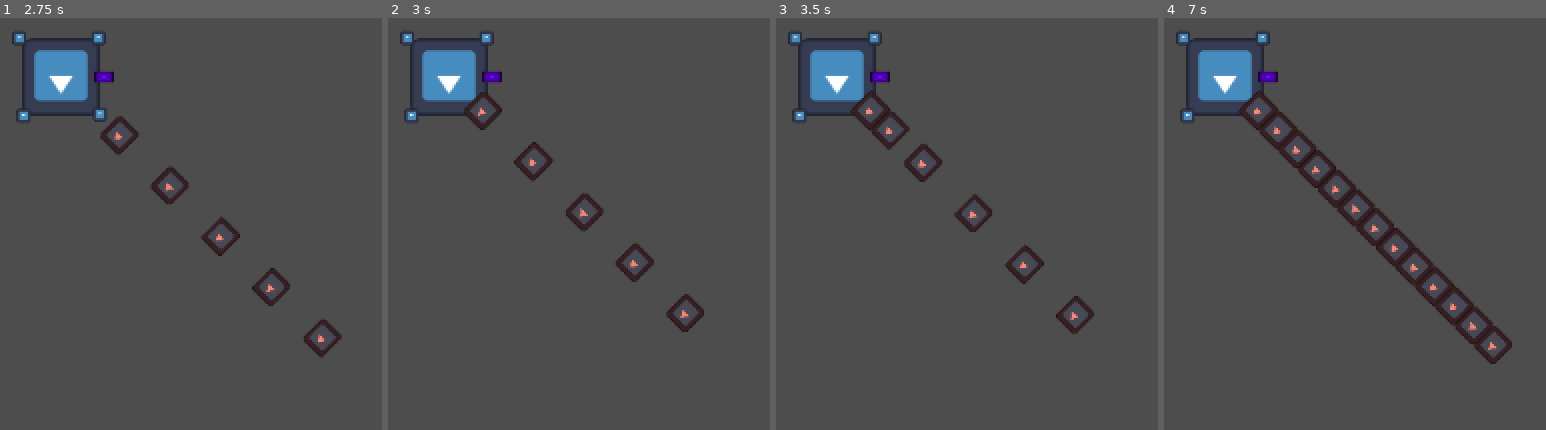
Above: before the commit, frames 1-4 (left to right).
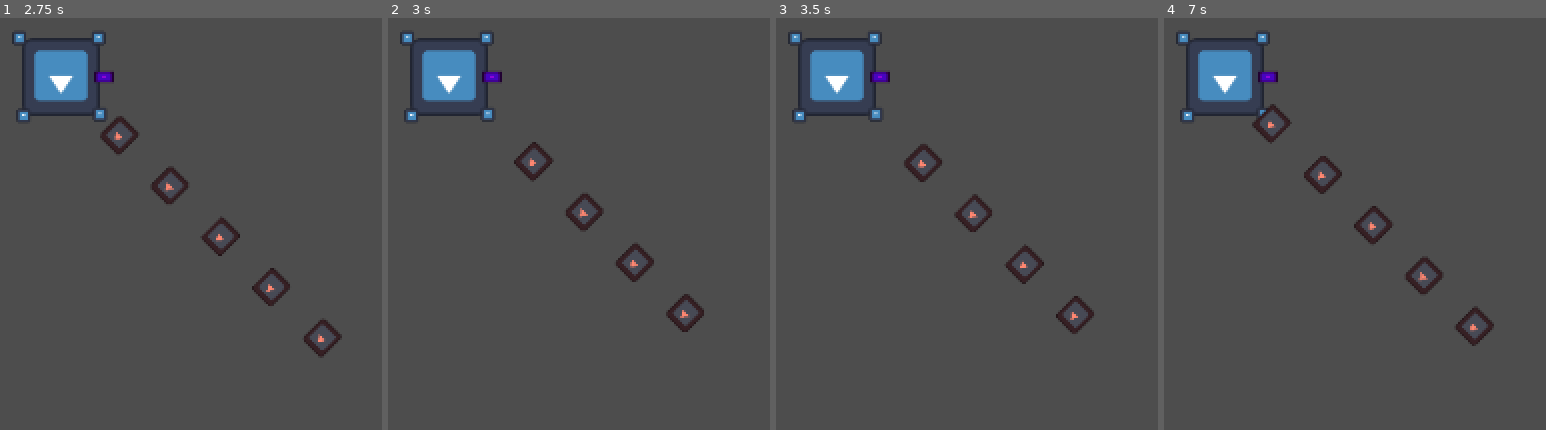
Above: after the commit, the same moments.

Repository: Quackstir/LVGameJam
Game: Godot game, scene res://Player.tscn
Same seed, same stepped clock (60 frames per second), same inputs: the game is played once before the commit and once after it. The engine's default icon, where the game draws it, is replaced by a stand-in: a white triangle on a blue panel in a dark square.
Inputs:
- Up to frame 1 (2.75 s): tap Enter at 0.5 s
- Up to frame 2 (3 s): no input
- Up to frame 3 (3.5 s): no input
- Up to frame 4 (7 s): no input

Frame 1 is identical in both runs. In frame 2, 0.4% of the frame differs, in the area x 19-30%, y 17-28%; in frame 3, 0.7%; in frame 4, 3.4%, in the area x 19-92%, y 17-84%.

Commit message:
Added player getting hurt and death

Diff:
--- a/Enemy.gd
+++ b/Enemy.gd
@@ -9,6 +9,8 @@
 
 @onready var hit_box_component = $HitBoxComponent
 @onready var health_component = $HealthComponent
+
+@onready var damage_box_component: DamageBoxComponent = $DamageBoxComponent as DamageBoxComponent
 
 func _ready():
 	velocity = Vector2.ZERO
@@ -32,3 +34,7 @@
 		velocity = target_position * speed
 		move_and_slide()
 		look_at(player_position)
+
+
+func _on_damage_box_component_hit_hurtbox(hurtbox):
+	queue_free()
--- a/Player.gd
+++ b/Player.gd
@@ -6,14 +6,16 @@
 
 var Acceleration = 10.0
 
+#@export var po: Array[int]
+
 @onready var center = $Center
 @onready var weapon: WeaponComponent = $Center/Weapon
-@onready var weapon_2: WeaponComponent = $Center/Weapon2
-@onready var weapon_3: WeaponComponent = $Center/Weapon3
-@onready var weapon_4: WeaponComponent = $Center/Weapon4
+#@onready var weapon_2: WeaponComponent = $Center/Weapon2
+#@onready var weapon_3: WeaponComponent = $Center/Weapon3
+#@onready var weapon_4: WeaponComponent = $Center/Weapon4
 
 var CurrentSelectedWeapon: int = 0
-@onready var Weapons: Array[WeaponComponent] = [weapon, weapon_2, weapon_3, weapon_4]
+@onready var Weapons: Array[WeaponComponent] = [weapon]
 
 var playerMovement := Vector2.ZERO
 var isPlayerMoving = false
@@ -30,26 +32,26 @@
 
 func _ready():
 	weapon.connect("player_Fired_Bullet", _applyVelocity)
-	weapon_2.connect("player_Fired_Bullet", _applyVelocity)
-	weapon_3.connect("player_Fired_Bullet", _applyVelocity)
-	weapon_4.connect("player_Fired_Bullet", _applyVelocity)
+	#weapon_2.connect("player_Fired_Bullet", _applyVelocity)
+	#weapon_3.connect("player_Fired_Bullet", _applyVelocity)
+	#weapon_4.connect("player_Fired_Bullet", _applyVelocity)
 	EnemySpawnRepeat()
 
 
-func _process(delta):
-	if Input.is_action_just_pressed("Weapon North"):
-		CurrentSelectedWeapon = 0
-		_switch_weapon()
-	if Input.is_action_just_pressed("Weapon East"):
-		CurrentSelectedWeapon = 1
-		_switch_weapon()
-	if Input.is_action_just_pressed("Weapon South"):
-		CurrentSelectedWeapon = 2
-		_switch_weapon()
-	if Input.is_action_just_pressed("Weapon West"):
-		CurrentSelectedWeapon = 3
-		_switch_weapon()
-	print(CurrentSelectedWeapon)
+#func _process(delta):
+	#if Input.is_action_just_pressed("Weapon North"):
+		#CurrentSelectedWeapon = 0
+		#_switch_weapon()
+	#if Input.is_action_just_pressed("Weapon East"):
+		#CurrentSelectedWeapon = 1
+		#_switch_weapon()
+	#if Input.is_action_just_pressed("Weapon South"):
+		#CurrentSelectedWeapon = 2
+		#_switch_weapon()
+	#if Input.is_action_just_pressed("Weapon West"):
+		#CurrentSelectedWeapon = 3
+		#_switch_weapon()
+	#print(CurrentSelectedWeapon)
 
 func _switch_weapon():
 	for n in Weapons:
@@ -88,7 +90,7 @@
 	var VerticalMovement = Input.get_action_raw_strength("Movement_Down") - Input.get_action_raw_strength("Movement_Up")
 
 	playerMovement = Vector2(HorizontalMovement, VerticalMovement)
-	print("PlayerInput Stick: " + str(playerMovement))
+	#print("PlayerInput Stick: " + str(playerMovement))
 
 func  _applyVelocity(Recoil):
 	currentrecoil = Recoil
@@ -103,3 +105,9 @@
 	enemy_instance.global_position = self.position + Vector2(200,200)
 	enemy_instance._set_Player(self)
 	get_tree().get_root().add_child(enemy_instance)
+
+
+
+func _on_health_component_on_death():
+	#queue_free()
+	pass
--- a/Player.tscn
+++ b/Player.tscn
@@ -98,8 +98,7 @@
 texture = ExtResource("1_ism4c")
 
 [node name="HitBoxComponent" parent="." node_paths=PackedStringArray("healthComponent") instance=ExtResource("5_fhxqj")]
-collision_layer = 0
-collision_mask = 2
+collision_mask = 0
 healthComponent = NodePath("../HealthComponent")
 
 [node name="CollisionShape2D" type="CollisionShape2D" parent="HitBoxComponent"]
@@ -107,3 +106,5 @@
 
 [node name="HealthComponent" parent="." instance=ExtResource("6_1xksy")]
 Max_Health = 4
+
+[connection signal="onDeath" from="HealthComponent" to="." method="_on_health_component_on_death"]
--- a/Weapon.gd
+++ b/Weapon.gd
@@ -5,6 +5,7 @@
 @export var Bullet: PackedScene
 @export var bullet_speed: float = 100000000.0
 @export var FireCoolDown: float = 0.5
+@export var BulletTowards: Array[Vector2]
 @onready var audio_stream_player_2d = $AudioStreamPlayer2D
 
 @onready var EndOfGun = $EndOfGun
@@ -23,6 +24,9 @@
 
 func shoot():
 	print("Firing Weapon")
+
+
+
 	var bullet_instance = Bullet.instantiate()
 	audio_stream_player_2d.play()
 	bullet_instance.global_position = EndOfGun.global_position
--- a/bullet.tscn
+++ b/bullet.tscn
@@ -1,9 +1,8 @@
-[gd_scene load_steps=7 format=3 uid="uid://lvnwrtdrw7ls"]
+[gd_scene load_steps=6 format=3 uid="uid://lvnwrtdrw7ls"]
 
 [ext_resource type="Script" path="res://bullet.gd" id="1_8tcbk"]
 [ext_resource type="Texture2D" uid="uid://i8dnnuog66dj" path="res://icon.svg" id="1_j10lu"]
 [ext_resource type="PackedScene" uid="uid://df8f3gbs0jqlr" path="res://damage_box_component.tscn" id="3_ds58h"]
-[ext_resource type="Script" path="res://damage_box_component.gd" id="4_jpokl"]
 
 [sub_resource type="CircleShape2D" id="CircleShape2D_jshqo"]
 radius = 8.6
@@ -28,7 +27,6 @@
 [node name="DamageBoxComponent" parent="." instance=ExtResource("3_ds58h")]
 collision_layer = 0
 collision_mask = 2
-script = ExtResource("4_jpokl")
 
 [node name="CollisionShape2D" type="CollisionShape2D" parent="DamageBoxComponent"]
 shape = SubResource("RectangleShape2D_8t8jm")
--- a/damage_box_component.gd
+++ b/damage_box_component.gd
@@ -13,6 +13,8 @@
 	area_entered.connect(_on_hurtbox_entered)
 
 func _on_hurtbox_entered(hitbox: HitboxComponent):
+	print("GAMER HELP")
+
 	# Make sure the area we are overlapping is a hurtbox
 	if not hitbox is HitboxComponent: return
 	# Make sure the hurtbox isn't invincible
--- a/damage_box_component.tscn
+++ b/damage_box_component.tscn
@@ -1,5 +1,10 @@
-[gd_scene format=3 uid="uid://df8f3gbs0jqlr"]
+[gd_scene load_steps=2 format=3 uid="uid://df8f3gbs0jqlr"]
+
+[ext_resource type="Script" path="res://damage_box_component.gd" id="1_bk5p8"]
 
 [node name="DamageBoxComponent" type="Area2D"]
 collision_layer = 4
 collision_mask = 0
+script = ExtResource("1_bk5p8")
+
+[connection signal="area_shape_entered" from="." to="." method="_on_area_shape_entered"]
--- a/enemy.tscn
+++ b/enemy.tscn
@@ -1,11 +1,10 @@
-[gd_scene load_steps=10 format=3 uid="uid://itihdsxsasau"]
+[gd_scene load_steps=9 format=3 uid="uid://itihdsxsasau"]
 
 [ext_resource type="Script" path="res://Enemy.gd" id="1_1uq5v"]
 [ext_resource type="Texture2D" uid="uid://i8dnnuog66dj" path="res://icon.svg" id="2_ssppc"]
 [ext_resource type="PackedScene" uid="uid://wb7i7fke0ykf" path="res://health_component.tscn" id="3_u27k0"]
 [ext_resource type="PackedScene" uid="uid://u7ujf1rk1yi3" path="res://HitBoxComponent.tscn" id="4_tes3v"]
 [ext_resource type="PackedScene" uid="uid://df8f3gbs0jqlr" path="res://damage_box_component.tscn" id="5_ytwt8"]
-[ext_resource type="Script" path="res://damage_box_component.gd" id="6_pbavq"]
 
 [sub_resource type="RectangleShape2D" id="RectangleShape2D_ch8kf"]
 
@@ -40,7 +39,9 @@
 [node name="DamageBoxComponent" parent="." instance=ExtResource("5_ytwt8")]
 collision_layer = 0
 collision_mask = 1
-script = ExtResource("6_pbavq")
 
 [node name="CollisionShape2D" type="CollisionShape2D" parent="DamageBoxComponent"]
 shape = SubResource("CircleShape2D_u173x")
+
+[connection signal="area_entered" from="DamageBoxComponent" to="DamageBoxComponent" method="_on_area_entered"]
+[connection signal="hit_hurtbox" from="DamageBoxComponent" to="." method="_on_damage_box_component_hit_hurtbox"]
--- a/project.godot
+++ b/project.godot
@@ -12,7 +12,7 @@
 
 config/name="Bugcoil"
 run/main_scene="res://Player.tscn"
-config/features=PackedStringArray("4.1", "Forward Plus")
+config/features=PackedStringArray("4.2", "Forward Plus")
 config/icon="res://icon.svg"
 
 [input]
